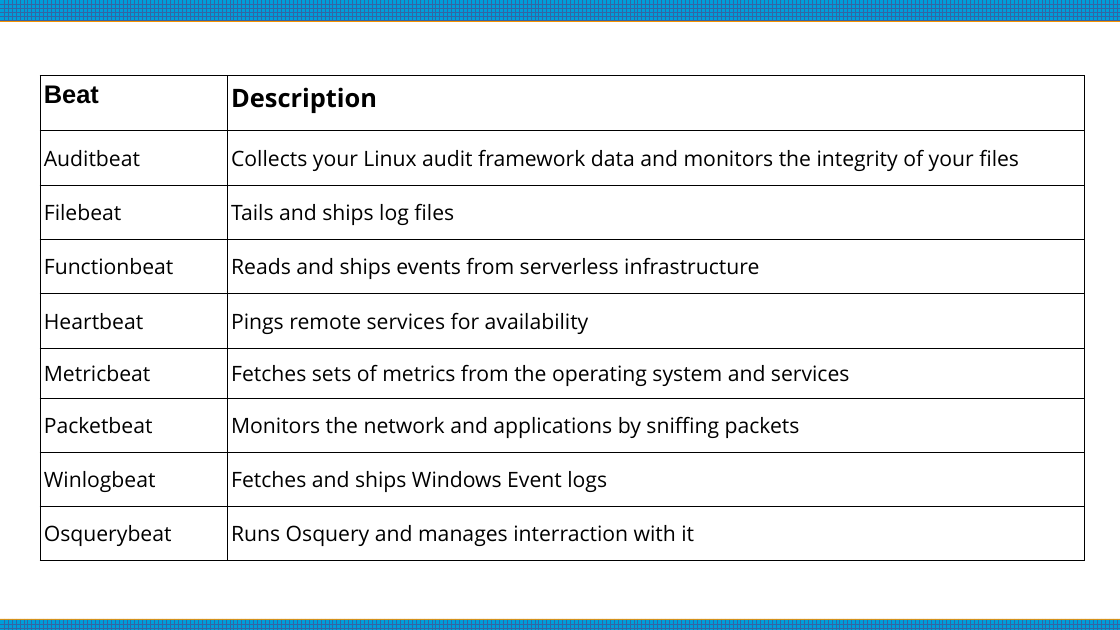
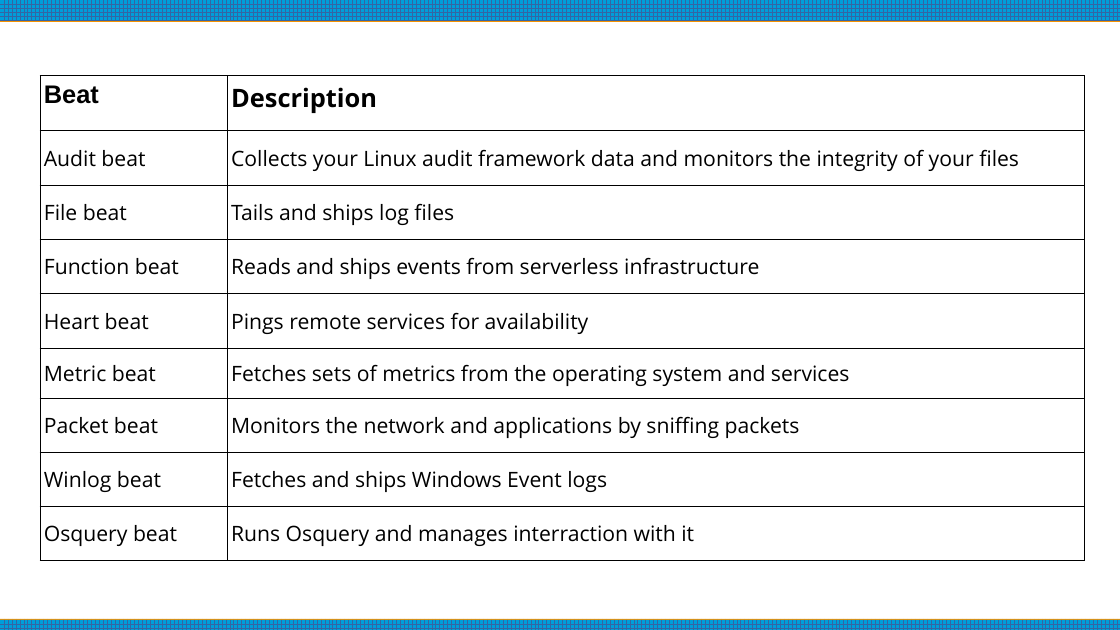
Before and after one commit to ilius/presentations, a slide deck: slide 10 of 2024-02-15/elk-slide-v5.odp. Drawn at 1120x630 pixels with LibreOffice and Linux fonts; fonts in the diff are those of the drawing. Boxes give left, top, right and bottom in pixels: in the first picture for what was removed or moved away, otherwise in the second. Text is boxed around its words. In the diff, an @@ line names an element or a change of style, - is before the commit and + after.

```diff
--- a/2024-02-15/elk-slide-v5.odp
+++ b/2024-02-15/elk-slide-v5.odp
@@ table at [40,76,1084,560] @@
-row 2, column 1: Auditbeat
+row 2, column 1: Audit beat
-row 3, column 1: Filebeat
+row 3, column 1: File beat
-row 4, column 1: Functionbeat
+row 4, column 1: Function beat
-row 5, column 1: Heartbeat
+row 5, column 1: Heart beat
-row 6, column 1: Metricbeat
+row 6, column 1: Metric beat
-row 7, column 1: Packetbeat
+row 7, column 1: Packet beat
-row 8, column 1: Winlogbeat
+row 8, column 1: Winlog beat
-row 9, column 1: Osquerybeat
+row 9, column 1: Osquery beat
```
Also in this commit, not shown: 2 other slides changed, 1 slide added, 1 slide removed, 1 other file.
